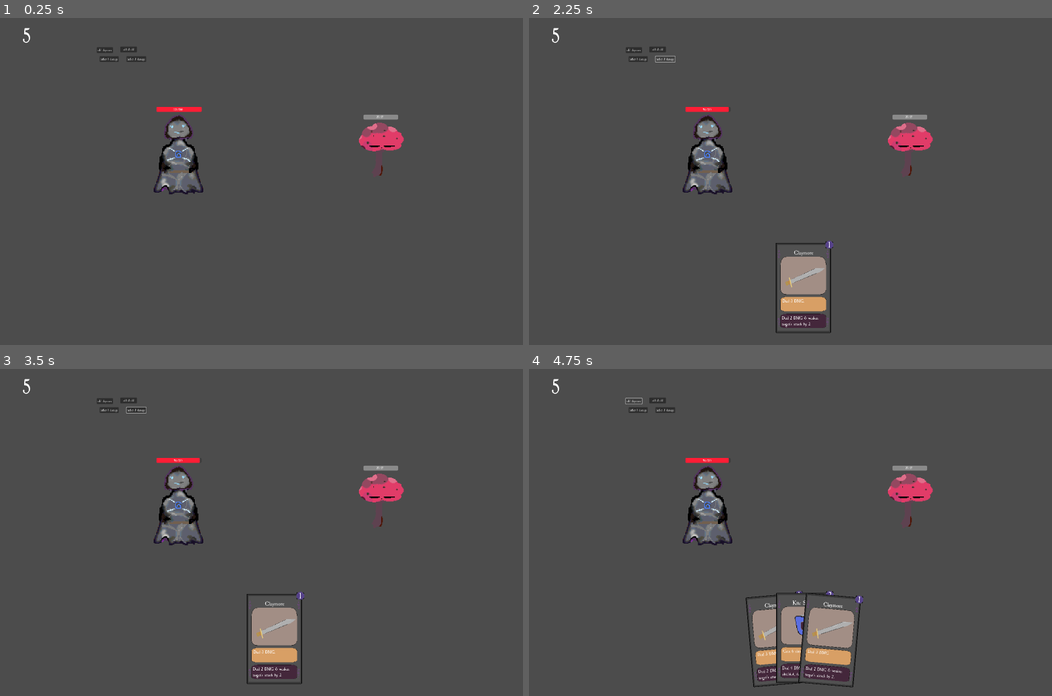
Above: before the commit, frames 1-4 (two rows, left to right).
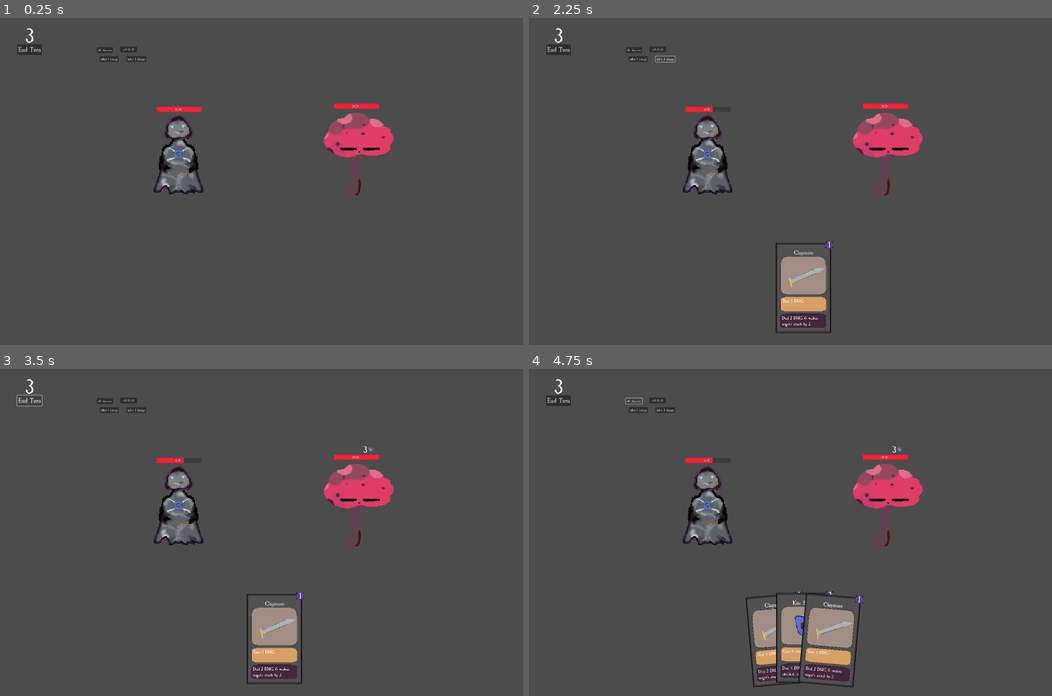
Above: after the commit, the same moments.

Repository: n0x1/Cardtrick
Game: Godot game, scene res://scenes/Main.tscn
The game is run twice, just before and just after one commit, with the same random seed, the same clock (stepped at 60 frames per second) and the same inputs.
Inputs (mouse positions are in pixels of both pictures, inside the frame that each line leads up to):
- Up to frame 1 (0.25 s): no input
- Up to frame 2 (2.25 s): click "add claymore" at 0.5 s; click "Inflict 1 damage" at 1.25 s; click "Inflict 3 damage" at 2 s
- Up to frame 3 (3.5 s): click (31, 401) at 2.75 s, where only the run after the commit has a clickable "End Turn"
- Up to frame 4 (4.75 s): click "add shield" at 3.5 s; click "add claymore" at 4.25 s

The runs differ from the first frame. In frame 1, 1.7% of the frame differs, in the area x 3-78%, y 3-55%; in frame 2, 1.8%; in frame 3, 1.7%; in frame 4, 1.8%.

Commit message:
gamestate basic done

Diff:
--- a/scenes/Main.tscn
+++ b/scenes/Main.tscn
@@ -1,12 +1,13 @@
-[gd_scene load_steps=9 format=3 uid="uid://cg841d3cpmpjd"]
+[gd_scene load_steps=10 format=3 uid="uid://cg841d3cpmpjd"]
 
 [ext_resource type="PackedScene" uid="uid://bnj8i1ngctqf2" path="res://scenes/deck_n_hand.tscn" id="1_vfrus"]
 [ext_resource type="Script" path="res://scripts/Main.gd" id="1_wrmrq"]
 [ext_resource type="Script" path="res://scripts/Character.gd" id="2_4j42c"]
 [ext_resource type="Script" path="res://scripts/GameController.gd" id="2_hmnxx"]
 [ext_resource type="Texture2D" uid="uid://cprhgxh2562ej" path="res://sprites/player.png" id="2_i104c"]
-[ext_resource type="Texture2D" uid="uid://ct103svanepry" path="res://sprites/Enemies/Mushroom.png" id="3_38wu3"]
 [ext_resource type="Texture2D" uid="uid://td5peavms807" path="res://sprites/Icons/defendicon.png" id="5_4i1j7"]
+[ext_resource type="Texture2D" uid="uid://dde0vmmtkx35f" path="res://sprites/Icons/damage_change_sword.png" id="7_y22q8"]
+[ext_resource type="Texture2D" uid="uid://ct103svanepry" path="res://sprites/Enemies/Mushroom.png" id="9_xtex8"]
 
 [sub_resource type="StyleBoxFlat" id="StyleBoxFlat_70d4t"]
 bg_color = Color(1, 0.117647, 0.211765, 1)
@@ -29,6 +30,8 @@
 [node name="PlayerCharacter" type="Node2D" parent="GameScreen"]
 position = Vector2(693, 725)
 script = ExtResource("2_4j42c")
+max_health = 10
+health = 10
 
 [node name="PlayerSprite" type="Sprite2D" parent="GameScreen/PlayerCharacter"]
 position = Vector2(181, 176)
@@ -41,7 +44,8 @@
 offset_right = 294.0
 offset_bottom = -266.0
 theme_override_styles/fill = SubResource("StyleBoxFlat_70d4t")
-value = 100.0
+max_value = 10.0
+value = 10.0
 show_percentage = false
 
 [node name="HealthText" type="Label" parent="GameScreen/PlayerCharacter/Healthbar"]
@@ -50,7 +54,7 @@
 offset_top = 3.0
 offset_right = 187.0
 offset_bottom = 23.0
-text = "100/100"
+text = "10/10"
 horizontal_alignment = 1
 
 [node name="Shield" type="Sprite2D" parent="GameScreen/PlayerCharacter"]
@@ -68,38 +72,53 @@
 text = "0"
 horizontal_alignment = 2
 
+[node name="AttackChange" type="Sprite2D" parent="GameScreen/PlayerCharacter"]
+visible = false
+position = Vector2(283, -244)
+scale = Vector2(0.71875, 0.734375)
+texture = ExtResource("7_y22q8")
+
+[node name="AttackChgNum" type="Label" parent="GameScreen/PlayerCharacter/AttackChange"]
+offset_left = -57.0435
+offset_top = -28.5958
+offset_right = -21.0435
+offset_bottom = 20.4042
+theme_override_font_sizes/font_size = 40
+text = "0"
+horizontal_alignment = 2
+metadata/_edit_use_anchors_ = true
+
 [node name="EnemyCharacter" type="Node2D" parent="GameScreen"]
-position = Vector2(1737, 641)
+position = Vector2(1562, 709)
 script = ExtResource("2_4j42c")
-max_health = 25
-health = 25
-
-[node name="EnemyMush" type="Sprite2D" parent="GameScreen/EnemyCharacter"]
-position = Vector2(124, 39)
-scale = Vector2(2.7, 2.7)
-texture = ExtResource("3_38wu3")
+
+[node name="EnemySprite" type="Sprite2D" parent="GameScreen/EnemyCharacter"]
+position = Vector2(186, 15)
+scale = Vector2(4.2, 4.2)
+texture = ExtResource("9_xtex8")
 
 [node name="Healthbar" type="ProgressBar" parent="GameScreen/EnemyCharacter"]
-offset_left = 42.0
-offset_top = -168.0
-offset_right = 212.0
-offset_bottom = -144.0
+offset_left = 73.0
+offset_top = -290.0
+offset_right = 294.0
+offset_bottom = -266.0
+theme_override_styles/fill = SubResource("StyleBoxFlat_70d4t")
 max_value = 25.0
 value = 25.0
 show_percentage = false
 
 [node name="HealthText" type="Label" parent="GameScreen/EnemyCharacter/Healthbar"]
 layout_mode = 0
-offset_left = 8.0
-offset_top = 2.0
-offset_right = 155.0
-offset_bottom = 24.0
+offset_left = 25.0
+offset_top = 3.0
+offset_right = 187.0
+offset_bottom = 23.0
 text = "25/25"
 horizontal_alignment = 1
 
 [node name="Shield" type="Sprite2D" parent="GameScreen/EnemyCharacter"]
 visible = false
-position = Vector2(188, -195)
+position = Vector2(254, -317)
 scale = Vector2(1.15625, 1.125)
 texture = ExtResource("5_4i1j7")
 
@@ -112,13 +131,30 @@
 text = "0"
 horizontal_alignment = 2
 
+[node name="AttackChange" type="Sprite2D" parent="GameScreen/EnemyCharacter"]
+visible = false
+position = Vector2(283, -244)
+scale = Vector2(0.71875, 0.734375)
+texture = ExtResource("7_y22q8")
+
+[node name="AttackChgNum" type="Label" parent="GameScreen/EnemyCharacter/AttackChange"]
+offset_left = -57.0435
+offset_top = -28.5958
+offset_right = -21.0435
+offset_bottom = 20.4042
+theme_override_font_sizes/font_size = 40
+text = "0"
+horizontal_alignment = 2
+metadata/_edit_use_anchors_ = true
+
 [node name="ManaAmount" type="Label" parent="."]
 offset_left = 109.0
 offset_top = 30.0
-offset_right = 149.0
-offset_bottom = 50.0
+offset_right = 183.0
+offset_bottom = 151.0
 theme_override_font_sizes/font_size = 100
 text = "10"
+horizontal_alignment = 1
 
 [node name="Inflict1Button" type="Button" parent="."]
 offset_left = 488.0
@@ -130,10 +166,61 @@
 [node name="Inflict3Button" type="Button" parent="."]
 offset_left = 619.0
 offset_top = 187.0
-offset_right = 712.0
+offset_right = 715.0
 offset_bottom = 215.0
 text = "Inflict 3 damage"
+
+[node name="EndTurn" type="Button" parent="."]
+offset_left = 84.0
+offset_top = 129.0
+offset_right = 205.0
+offset_bottom = 181.0
+theme_override_font_sizes/font_size = 36
+text = "End Turn
+"
+
+[node name="CanvasLayer" type="CanvasLayer" parent="."]
+
+[node name="GameOverOverlay" type="ColorRect" parent="CanvasLayer"]
+visible = false
+z_index = 4096
+anchors_preset = 15
+anchor_right = 1.0
+anchor_bottom = 1.0
+grow_horizontal = 2
+grow_vertical = 2
+color = Color(0.839216, 0, 0.0117647, 0.337255)
+
+[node name="Label" type="Label" parent="CanvasLayer/GameOverOverlay"]
+offset_left = 1185.0
+offset_top = 570.0
+offset_right = 1375.0
+offset_bottom = 666.0
+theme_override_font_sizes/font_size = 80
+text = "Game Over
+"
+
+[node name="VictoryOverlay" type="ColorRect" parent="CanvasLayer"]
+visible = false
+z_index = 4096
+anchors_preset = 15
+anchor_right = 1.0
+anchor_bottom = 1.0
+grow_horizontal = 2
+grow_vertical = 2
+color = Color(0, 0.368627, 0.113725, 0.462745)
+
+[node name="Label" type="Label" parent="CanvasLayer/VictoryOverlay"]
+layout_mode = 0
+offset_left = 1185.0
+offset_top = 570.0
+offset_right = 1375.0
+offset_bottom = 666.0
+theme_override_font_sizes/font_size = 80
+text = "Victory
+"
 
 [connection signal="card_activated" from="DeckHand" to="." method="_on_deck_hand_card_activated"]
 [connection signal="pressed" from="Inflict1Button" to="." method="_on_inflict_1_button_pressed"]
 [connection signal="pressed" from="Inflict3Button" to="." method="_on_inflict_3_button_pressed"]
+[connection signal="pressed" from="EndTurn" to="." method="_on_end_turn_pressed"]
--- /dev/null
+++ b/scenes/character.tscn
@@ -0,0 +1,66 @@
+[gd_scene load_steps=5 format=3 uid="uid://ctjji8iaxg4qg"]
+
+[ext_resource type="Script" path="res://scripts/Character.gd" id="1_x7qg6"]
+[ext_resource type="Texture2D" uid="uid://ct103svanepry" path="res://sprites/Enemies/Mushroom.png" id="2_fmtxn"]
+[ext_resource type="Texture2D" uid="uid://td5peavms807" path="res://sprites/Icons/defendicon.png" id="3_t0xkc"]
+[ext_resource type="Texture2D" uid="uid://dde0vmmtkx35f" path="res://sprites/Icons/damage_change_sword.png" id="4_bp6p7"]
+
+[node name="EnemyCharacter" type="Node2D"]
+position = Vector2(1737, 641)
+script = ExtResource("1_x7qg6")
+max_health = 25
+health = 25
+
+[node name="Sprite" type="Sprite2D" parent="."]
+position = Vector2(124, 39)
+scale = Vector2(2.7, 2.7)
+texture = ExtResource("2_fmtxn")
+
+[node name="Healthbar" type="ProgressBar" parent="."]
+offset_left = 42.0
+offset_top = -168.0
+offset_right = 212.0
+offset_bottom = -144.0
+max_value = 25.0
+value = 25.0
+show_percentage = false
+
+[node name="HealthText" type="Label" parent="Healthbar"]
+layout_mode = 0
+offset_left = 8.0
+offset_top = 2.0
+offset_right = 155.0
+offset_bottom = 24.0
+text = "25/25"
+horizontal_alignment = 1
+
+[node name="Shield" type="Sprite2D" parent="."]
+visible = false
+position = Vector2(188, -195)
+scale = Vector2(1.15625, 1.125)
+texture = ExtResource("3_t0xkc")
+
+[node name="ShieldNum" type="Label" parent="Shield"]
+offset_left = -73.5135
+offset_top = -19.5555
+offset_right = -14.5135
+offset_bottom = 29.4445
+theme_override_font_sizes/font_size = 40
+text = "0"
+horizontal_alignment = 2
+
+[node name="AttackChange" type="Sprite2D" parent="."]
+visible = false
+position = Vector2(204, -130.75)
+scale = Vector2(0.624999, 0.648437)
+texture = ExtResource("4_bp6p7")
+
+[node name="AttackChgNum" type="Label" parent="AttackChange"]
+offset_left = -57.6001
+offset_top = -23.5181
+offset_right = -21.6001
+offset_bottom = 25.4819
+theme_override_font_sizes/font_size = 40
+text = "0"
+horizontal_alignment = 2
+metadata/_edit_use_anchors_ = true
--- a/scripts/Character.gd
+++ b/scripts/Character.gd
@@ -1,11 +1,13 @@
 @tool
 class_name Character extends Node2D
 
-@export var max_health: int = 100
-@export var health: int = 100
+@export var sprite_texture: CompressedTexture2D
+@export var max_health: int = 25
+@export var health: int = 25
 @export var shield: int = 0
-@export var mana: int = 5
-
+@export var mana: int = 3
+@export var current_mana_cap: int = 3
+@export var damage_change: int = 0 # positive indicates buff and negative nerfs
 func spend_mana(amount: int):
 	if mana - amount >= 0:
 		mana -= amount
@@ -15,19 +17,20 @@
 		#display some message or error sound
 
 func take_damage(amount: int):
-	if shield > 0: # dmg first goes to shield
-		shield -= amount
-		if shield < 0:
-			health += shield # shield will be negative so +
-			shield = 0
-	else:
-		health -= amount
+	if amount > 0:
+		if shield > 0: # dmg first goes to shield
+			shield -= amount
+			if shield < 0:
+				health += shield # shield will be negative so +
+				shield = 0
+		else:
+			health -= amount
 
 func change_shield(amount: int):
 	shield += amount
 
 func change_attack(amount: int):
-	# attack += amount
+	damage_change += amount # use negatives to debuff
 	pass
 
 
@@ -43,11 +46,29 @@
 		($Healthbar as ProgressBar).max_value = max_health
 	if ($Healthbar as ProgressBar).value != health:
 		($Healthbar as ProgressBar).value = health
+	if health < 0:
+		health = 0 #(for consistency with visuals)
 	($"Healthbar/HealthText").set_text(str(health) + "/" + str(max_health))
 
 func update_shield_icon_values():
 	$"Shield".visible = shield > 0 # returns true or false
 	$"Shield/ShieldNum".set_text(str(shield))
+	$"AttackChange".visible = damage_change != 0
+	if damage_change > 0:
+		$"AttackChange/AttackChgNum".set_text("+" + str(damage_change))
+	else:
+		$"AttackChange/AttackChgNum".set_text(str(damage_change))
+
+
+func start_turn():
+	if shield > 0:
+		shield -=1 # decay so balanced ig
+	if damage_change > 0: #decay
+		damage_change -= 1
+	elif damage_change < 0:
+		damage_change += 1
+	mana = current_mana_cap
+
 # Called when the node enters the scene tree for the first time.
 func _ready():
 	pass # Replace with function body.
--- a/scripts/Main.gd
+++ b/scripts/Main.gd
@@ -3,6 +3,9 @@
 @export var player_character: Character
 
 @onready var game_control: GameController = $GameController
+
+var enemy_character_state: int = 0
+
 # Called when the node enters the scene tree for the first time.
 func _ready():
 	pass # Replace with function body.
@@ -11,8 +14,37 @@
 # Called every frame. 'delta' is the elapsed time since the previous frame.
 func _process(delta):
 	$ManaAmount.set_text(str($GameScreen/PlayerCharacter.mana))
+
 	if $GameScreen/PlayerCharacter.health <= 0:
-		print("game over")
+		game_control.transition(GameController.GameState.GAMEOVER)
+	elif $GameScreen/EnemyCharacter.health <= 0:
+		game_control.transition(GameController.GameState.VICTORY)
+
+	if game_control.current_state == GameController.GameState.ENEMY_TURN:
+		#ai logic
+		var enemydamagechange = $GameScreen/EnemyCharacter.damage_change
+		if enemy_character_state == 0:
+			$GameScreen/EnemyCharacter.change_shield(3)
+		elif enemy_character_state == 1:
+			$GameScreen/PlayerCharacter.take_damage(2 + enemydamagechange)
+		elif enemy_character_state == 2:
+			$GameScreen/PlayerCharacter.take_damage(4 + enemydamagechange)
+
+		enemy_character_state = posmod(enemy_character_state + 1, 3) # % but +
+		game_control.transition(GameController.GameState.PLAYER_TURN)
+		$GameScreen/PlayerCharacter.start_turn()
+
+	if game_control.current_state == GameController.GameState.VICTORY:
+		$CanvasLayer/VictoryOverlay.visible = true
+		print("Victory")
+	else:
+		$CanvasLayer/VictoryOverlay.visible = false
+
+	if game_control.current_state == GameController.GameState.GAMEOVER:
+		$CanvasLayer/GameOverOverlay.visible = true
+		print("Gameover")
+	else:
+		$CanvasLayer/GameOverOverlay.visible = false
 		# add actual mechanic so they acnt play
 
 
@@ -42,3 +74,10 @@
 
 func _on_inflict_3_button_pressed():
 	player_character.take_damage(3)
+
+
+
+func _on_end_turn_pressed():
+	if game_control.current_state == GameController.GameState.PLAYER_TURN:
+		game_control.transition(GameController.GameState.ENEMY_TURN)
+		$GameScreen/EnemyCharacter.start_turn()
Binary file added: sprites/Icons/damage_change_sword.ase
Binary file added: sprites/Icons/damage_change_sword.png
Not shown, added: sprites/Icons/damage_change_sword.png.import
